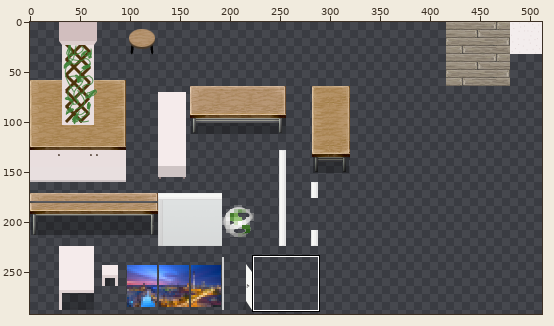
One commit to this sprite sheet: tiles/schmiede-01.png. Above, an overview of the earlier version with the close-up marked.
Close-up. Before:
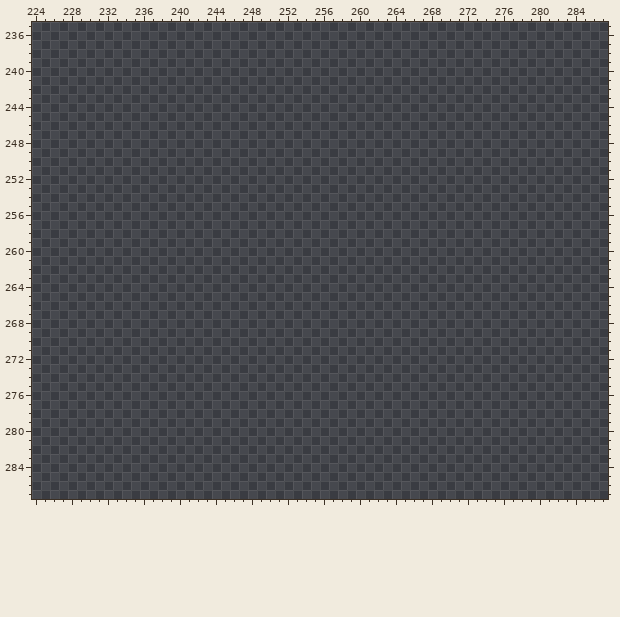
The file is 512x512 pixels. Shown: x 224..287, y 235..287. The wide view leaves out empty margins. The commit also changed other parts of the picture, which this record leaves out.
Palette (. is transparent): 
Pixels before (only the part around the change), first column x 224:
235 ................................................................
236 ................................................................
237 ................................................................
238 ................................................................
239 ................................................................
240 ................................................................
241 ................................................................
242 ................................................................
243 ................................................................
244 ................................................................
245 ................................................................
246 ................................................................
247 ................................................................
248 ................................................................
249 ................................................................
250 ................................................................
251 ................................................................
252 ................................................................
253 ................................................................
254 ................................................................
255 ................................................................
256 ................................................................
257 ................................................................
258 ................................................................
259 ................................................................
260 ................................................................
261 ................................................................
262 ................................................................
263 ................................................................
264 ................................................................
265 ................................................................
266 ................................................................
267 ................................................................
268 ................................................................
269 ................................................................
270 ................................................................
271 ................................................................
272 ................................................................
273 ................................................................
274 ................................................................
275 ................................................................
276 ................................................................
277 ................................................................
278 ................................................................
279 ................................................................
280 ................................................................
281 ................................................................
282 ................................................................
283 ................................................................
284 ................................................................
285 ................................................................
286 ................................................................
287 ................................................................
Now the later version:
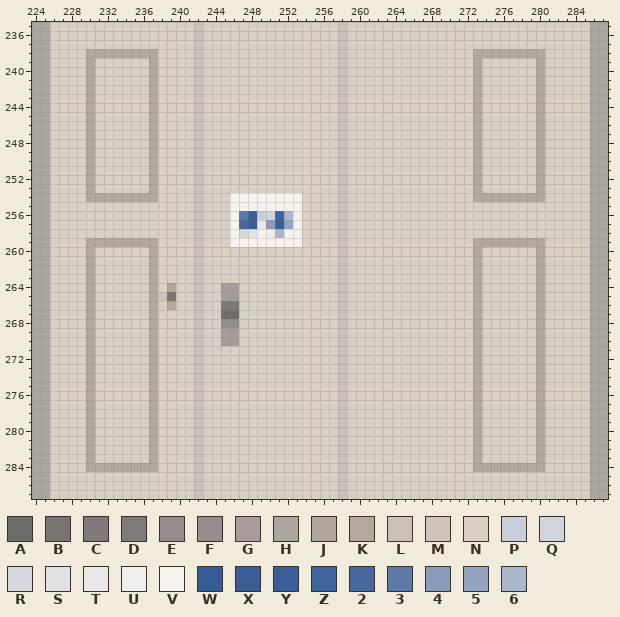
Colours new in this view: A #6f6c6c  B #787472  C #7e7878  D #7f7a7a  E #948c8c  F #948d8d  G #a69c9c  H #aba6a0  J #afa69d  K #b1a89e  L #cac1b8  M #cdc4bb  N #d8cfc5  P #c7cdd9  Q #d0d4dd  R #d6d8df  S #e0e1e4  T #eae8e8  U #f0edeb  V #f6f2ee  W #375b97  X #3a5d98  Y #3b5e98  Z #41639b  2 #47679e  3 #5c78a8  4 #899cbc  5 #95a5c1  6 #abb7cc
Changes in this commit:
y 235..237: x 224..287 ................................................................ -> HHNNNNNNNNNNNNNNNNLNNNNNNNNNNNNNNNLNNNNNNNNNNNNNNNNNNNNNNNNNNNHH
y 238: x 224..287 ................................................................ -> HHNNNNKKKKKKKKNNNNLNNNNNNNNNNNNNNNLNNNNNNNNNNNNNNKKKKKKKKNNNNNHH
y 239..253: x 224..287 ................................................................ -> HHNNNNKNNNNNNKNNNNLNNNNNNNNNNNNNNNLNNNNNNNNNNNNNNKNNNNNNKNNNNNHH
y 254: x 224..287 ................................................................ -> HHNNNNKKKKKKKKNNNNLNNNVVVVVVVVNNNNLNNNNNNNNNNNNNNKKKKKKKKNNNNNHH
y 255: x 224..287 ................................................................ -> HHNNNNNNNNNNNNNNNNLNNNVVVVVVVVNNNNLNNNNNNNNNNNNNNNNNNNNNNNNNNNHH
y 256: x 224..287 ................................................................ -> HHNNNNNNNNNNNNNNNNLNNNV3YPQZ6VNNNNLNNNNNNNNNNNNNNNNNNNNNNNNNNNHH
y 257: x 224..287 ................................................................ -> HHNNNNNNNNNNNNNNNNLNNNV2WT4X5VNNNNLNNNNNNNNNNNNNNNNNNNNNNNNNNNHH
y 258: x 224..287 ................................................................ -> HHNNNNNNNNNNNNNNNNLNNNVRSVU6VVNNNNLNNNNNNNNNNNNNNNNNNNNNNNNNNNHH
y 259: x 224..287 ................................................................ -> HHNNNNKKKKKKKKNNNNLNNNVVVVVVVVNNNNLNNNNNNNNNNNNNNKKKKKKKKNNNNNHH
y 260..263: x 224..287 ................................................................ -> HHNNNNKNNNNNNKNNNNLNNNNNNNNNNNNNNNLNNNNNNNNNNNNNNKNNNNNNKNNNNNHH
y 264: x 224..287 ................................................................ -> HHNNNNKNNNNNNKNJNNLNNGGNNNNNNNNNNNLNNNNNNNNNNNNNNKNNNNNNKNNNNNHH
y 265: x 224..287 ................................................................ -> HHNNNNKNNNNNNKMBNNLNNGGNNNNNNNNNNNLNNNNNNNNNNNNNNKNNNNNNKNNNNNHH
y 266: x 224..287 ................................................................ -> HHNNNNKNNNNNNKNKNNLNNCDNNNNNNNNNNNLNNNNNNNNNNNNNNKNNNNNNKNNNNNHH
y 267: x 224..287 ................................................................ -> HHNNNNKNNNNNNKNNNNLNNAANNNNNNNNNNNLNNNNNNNNNNNNNNKNNNNNNKNNNNNHH
y 268: x 224..287 ................................................................ -> HHNNNNKNNNNNNKNNNNLNNEFNNNNNNNNNNNLNNNNNNNNNNNNNNKNNNNNNKNNNNNHH
y 269..270: x 224..287 ................................................................ -> HHNNNNKNNNNNNKNNNNLNNGGNNNNNNNNNNNLNNNNNNNNNNNNNNKNNNNNNKNNNNNHH
y 271..283: x 224..287 ................................................................ -> HHNNNNKNNNNNNKNNNNLNNNNNNNNNNNNNNNLNNNNNNNNNNNNNNKNNNNNNKNNNNNHH
y 284: x 224..287 ................................................................ -> HHNNNNKKKKKKKKNNNNLNNNNNNNNNNNNNNNLNNNNNNNNNNNNNNKKKKKKKKNNNNNHH
y 285..287: x 224..287 ................................................................ -> HHNNNNNNNNNNNNNNNNLNNNNNNNNNNNNNNNLNNNNNNNNNNNNNNNNNNNNNNNNNNNHH
Changed places in both close-ups, as pixel boxes (x1, y1, x2, y2):
added: (32, 22, 608, 499)
